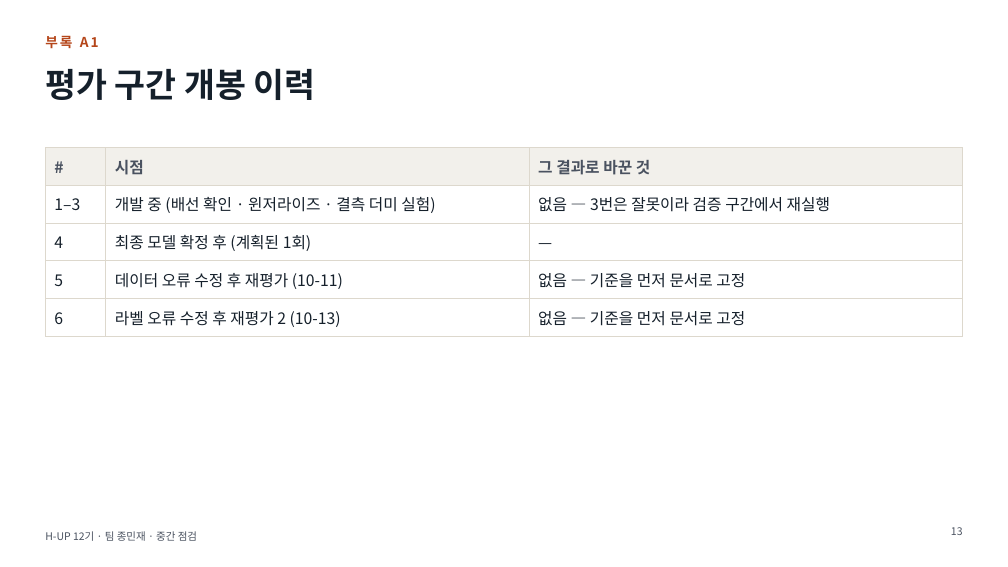
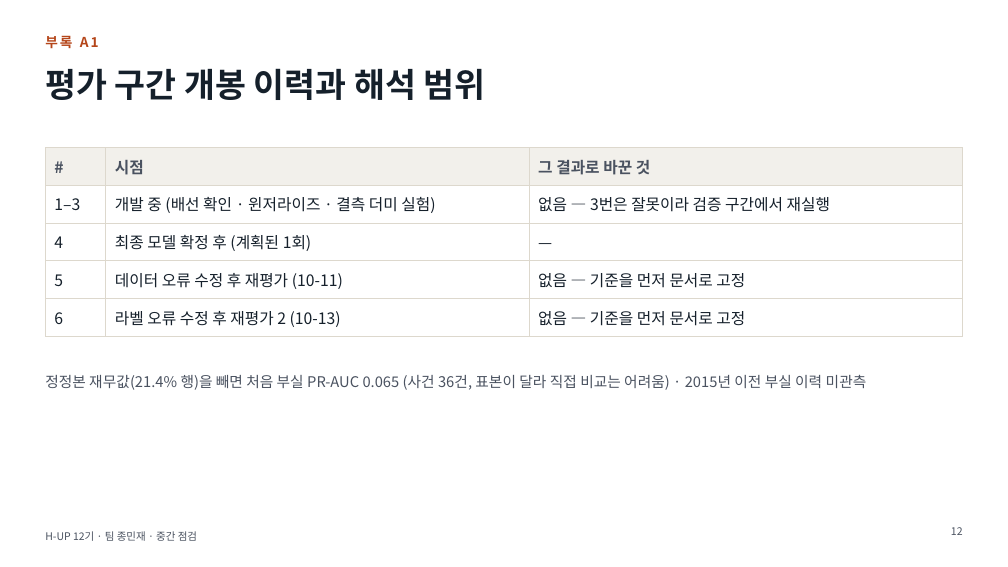
Before and after one commit to ejongmin/h-up-xai-project, a slide deck: slide 12 of 발표/중간점검_보고회.pptx (slide 13 before the commit). Drawn at 1008x567 pixels with LibreOffice and Linux fonts; fonts in the diff are those of the drawing. Boxes give left, top, right and bottom in pixels: in the first picture for what was removed or moved away, otherwise in the second. Text is boxed around its words. In the diff, an @@ line names an element or a change of style, - is before the commit and + after.

```diff
--- a/발표/중간점검_보고회.pptx
+++ b/발표/중간점검_보고회.pptx
@@ title at (45,68,486,100): text changed @@
-평가 구간 개봉 이력
+평가 구간 개봉 이력과 해석 범위
@@ text added at (45,375,867,390), 14 pt, text #4A5260 @@
+정정본 재무값(21.4% 행)을 빼면 처음 부실 PR-AUC 0.065 (사건 36건, 표본이 달라 직접 비교는 어려움) · 2015년 이전 부실 이력 미관측
```
Also in this commit, not shown: 7 other slides changed, 5 slides added, 6 slides removed, 1 other file.
